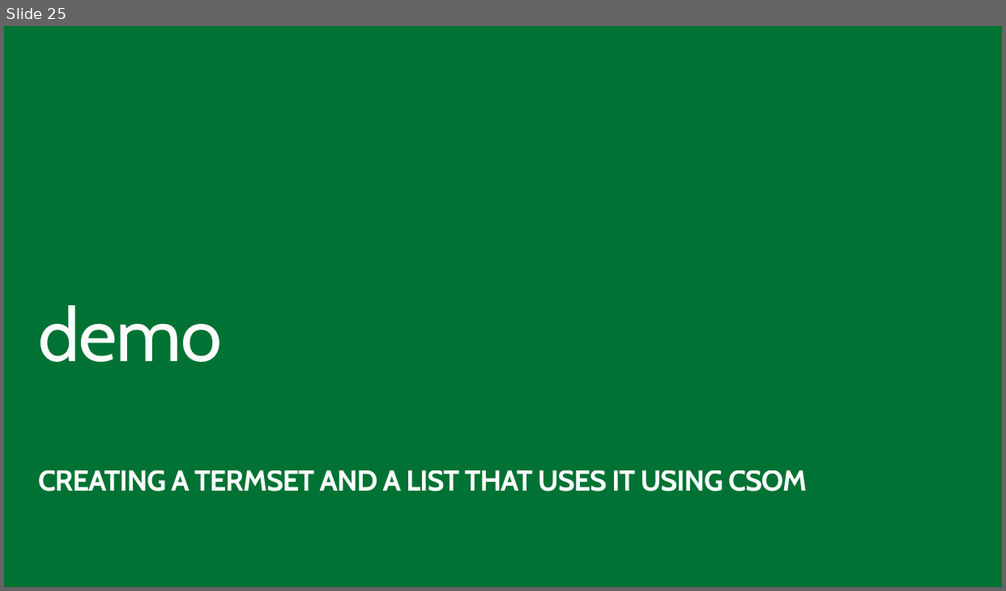
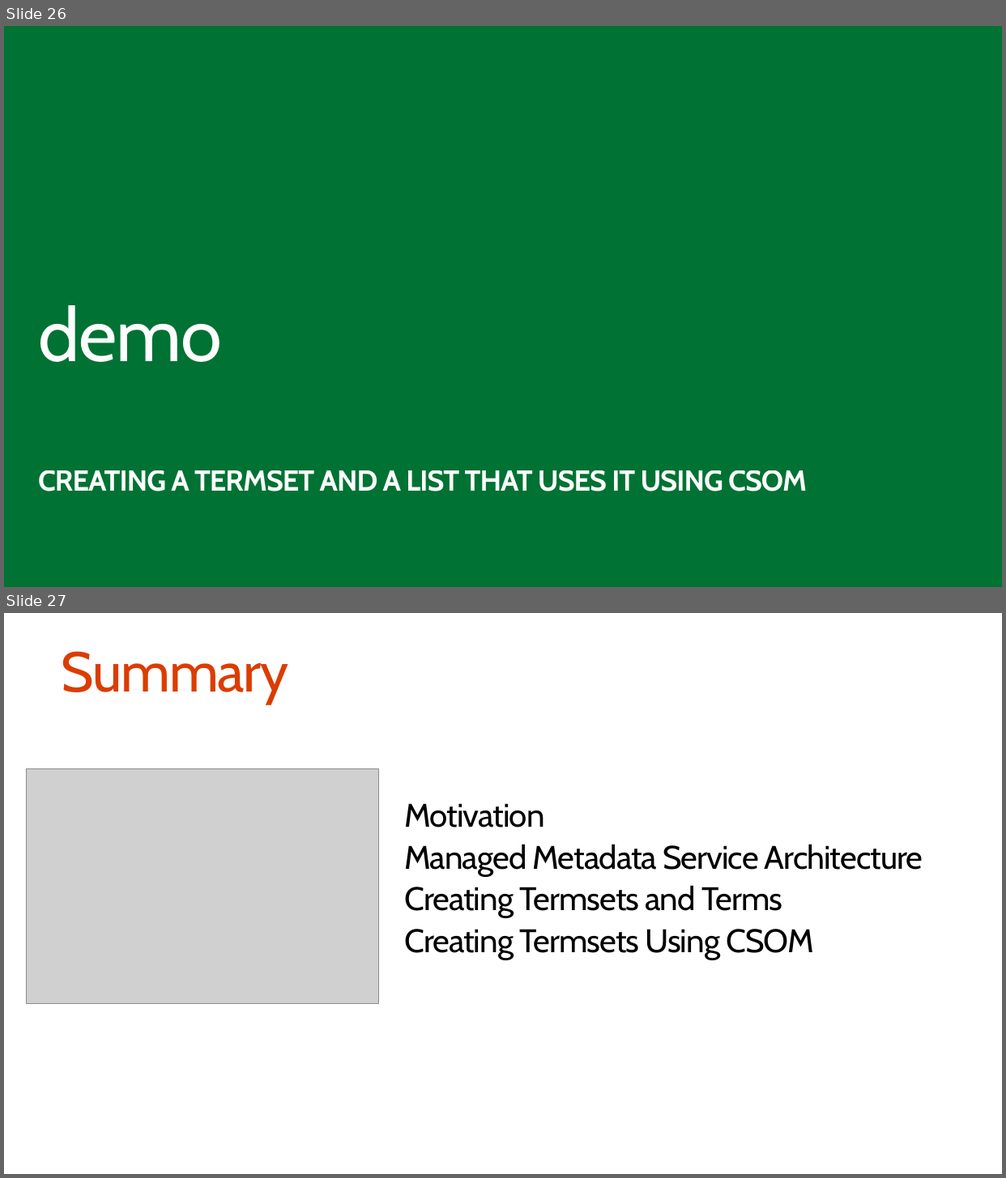
Before and after one commit to OfficeDev/TrainingContent, a slide deck: O3656-8 Developing advanced Taxonomy Scenarios in Office 365/O3656-8 Developing advanced Taxonomy Scenarios in Office 365.pptx. Shown one above the other, each under a label of ours: slide 25 before the commit, slides 26 and 27 after it. The pictures are 1006x591 and 1006x1178 pixels, drawn with LibreOffice and Linux fonts; fonts in the diff are those of the drawing; grey boxes stand for pictures. Boxes give left, top, right and bottom in pixels: in the first picture for what was removed or moved away, otherwise in the second. Text is boxed around its words. In the diff, an @@ line names an element or a change of style, - is before the commit and + after.

```diff
--- a/O3656-8 Developing advanced Taxonomy Scenarios in Office 365/O3656-8 Developing advanced Taxonomy Scenarios in Office 365.pptx
+++ b/O3656-8 Developing advanced Taxonomy Scenarios in Office 365/O3656-8 Developing advanced Taxonomy Scenarios in Office 365.pptx
@@ slide 27 added at [4, 613, 1002, 1174], background #FFFFFF @@
@@ title added at [62, 651, 289, 705], 54 pt, text #DC3C00 @@
+Summary
@@ picture added at [27, 769, 378, 1003] @@
@@ text added at [405, 803, 923, 960], 31.4 pt, text #000000 @@
+Motivation
+Managed Metadata Service Architecture
+Creating Termsets and Terms
+Creating Termsets Using CSOM
@@ what was slide 25 is now slide 26 @@
```
Also in this commit, not shown: 3 other slides added.
